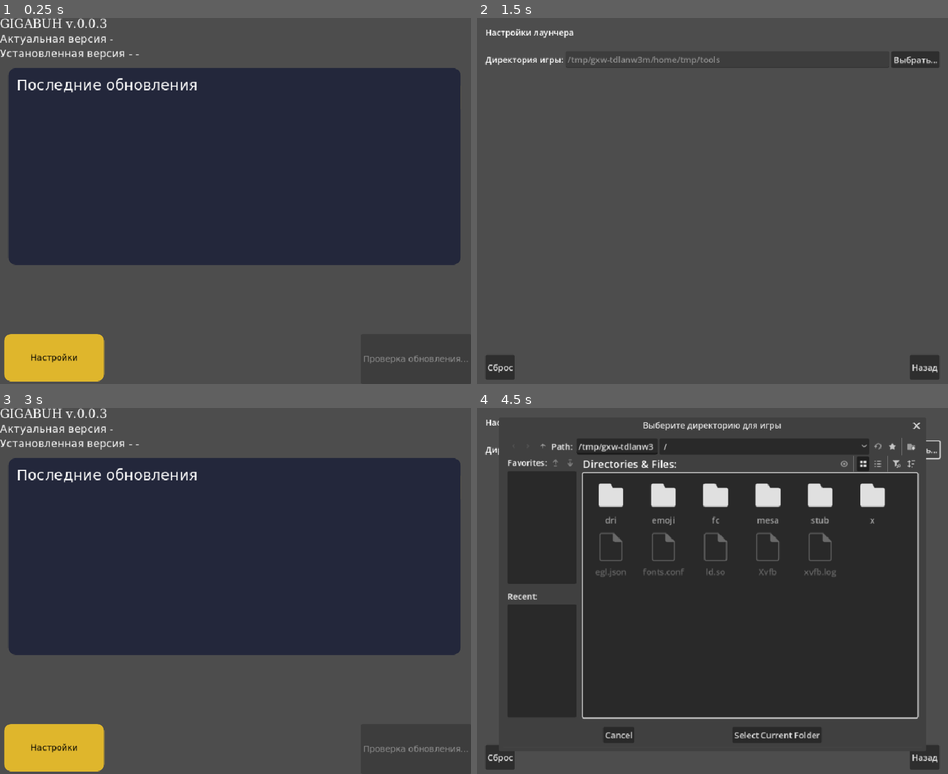
Above: before the commit, frames 1-4 (two rows, left to right).
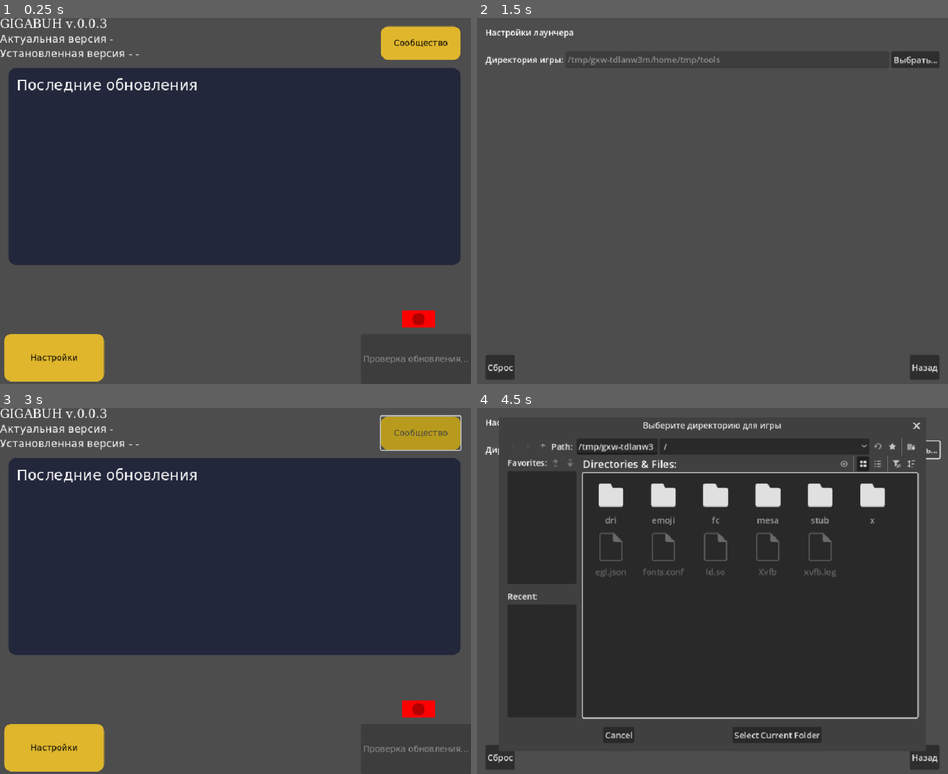
Above: after the commit, the same moments.

Repository: rodd-oss/zapuskalka
Game: Godot game, scene res://scenes/LauncherNative.tscn
Two runs of this game, one before a commit and one after it. Both use one fixed random seed, a clock stepped at 60 frames per second and the inputs below.
Inputs:
- Up to frame 1 (0.25 s): no input
- Up to frame 2 (1.5 s): click "Сообщество" at 0.5 s; click "Настройки" at 1.25 s
- Up to frame 3 (3 s): click "Назад" at 2 s; click "Сообщество" at 2.75 s
- Up to frame 4 (4.5 s): click "Настройки" at 3.5 s; click "Выбрать..." at 4.25 s

The runs differ from the first frame. In frame 1, 1.9% of the frame differs, in the area x 80-98%, y 2-85%; in frame 2, nothing differs; in frame 3, 2.0%, in the area x 80-98%, y 1-85%; in frame 4, nothing differs.

Commit message:
fix comm button + add server status check

Diff:
--- a/scenes/LauncherNative.tscn
+++ b/scenes/LauncherNative.tscn
@@ -1,7 +1,8 @@
-[gd_scene load_steps=4 format=3 uid="uid://dmvw3w6d3ctna"]
+[gd_scene load_steps=5 format=3 uid="uid://dmvw3w6d3ctna"]
 
 [ext_resource type="Script" uid="uid://be72xmjfuwxk3" path="res://scripts/launcher_native.gd" id="1"]
 [ext_resource type="Theme" uid="uid://bmo5j8vjuv0y8" path="res://scenes/launcher_theme.tres" id="1_a500b"]
+[ext_resource type="Script" uid="uid://caaslo8v8dovx" path="res://scripts/ServerStatusIndicator.gd" id="3_amy6x"]
 
 [sub_resource type="Theme" id="Theme_dgevr"]
 
@@ -68,9 +69,9 @@
 anchor_top = 1.0
 anchor_bottom = 1.0
 offset_left = 728.0
-offset_top = -584.0
+offset_top = -684.0
 offset_right = 880.0
-offset_bottom = -512.0
+offset_bottom = -620.0
 grow_vertical = 0
 text = "Сообщество"
 
@@ -168,3 +169,16 @@
 grow_vertical = 0
 theme = ExtResource("1_a500b")
 text = "Скорость: -"
+
+[node name="ServerStatusIndicator" type="ColorRect" parent="."]
+layout_mode = 1
+anchors_preset = 10
+anchor_right = 1.0
+offset_left = 768.0
+offset_top = 560.0
+offset_right = -68.0
+offset_bottom = 592.0
+grow_horizontal = 2
+tooltip_text = "Статус игрового сервера"
+color = Color(0, 1, 0, 1)
+script = ExtResource("3_amy6x")
--- /dev/null
+++ b/scripts/ServerMonitor.gd
@@ -0,0 +1,94 @@
+extends Node
+class_name ServerMonitor
+
+
+# --[ CONSTANTS ]--
+const SERVER_ADDRESS := "gigabuh.d.roddtech.ru"
+const SERVER_PORT := 25445
+const CHECK_TIMEOUT := 10.0
+const CACHE_DURATION := 180.0
+const MAX_CONNECT_RETRIES := 3
+
+
+# --[ STATE ]--
+var _server_status := "unknown"
+var _last_check_time := 0.0
+var _check_count := 0
+
+
+# --[ SIGNALS ]--
+signal status_changed(new_status: String)
+
+
+func _init() -> void:
+	print("[ServerMonitor] Инициализирован для %s:%d" % [SERVER_ADDRESS, SERVER_PORT])
+	print("[ServerMonitor] Проверка будет выполняться раз в 3 минуты")
+
+
+# --- Проверка статуса сервера ---
+func check_server_status() -> String:
+	var current_time = Time.get_ticks_msec() / 1000.0
+
+	if current_time - _last_check_time < CACHE_DURATION and _server_status != "unknown":
+		print("[ServerMonitor] Кеш активен (%d сек осталось), статус: %s" % [int(CACHE_DURATION - (current_time - _last_check_time)), _server_status])
+		return _server_status
+
+	_last_check_time = current_time
+	_check_count += 1
+
+	print("[ServerMonitor] Проверка #%d начата (текущее время: %s)" % [_check_count, Time.get_datetime_string_from_system()])
+
+	var tcp = StreamPeerTCP.new()
+	print("[ServerMonitor] Попытка подключиться (1 сек макс)...")
+
+	var error = tcp.connect_to_host(SERVER_ADDRESS, SERVER_PORT)
+
+	if error != OK:
+		print("[ServerMonitor] Ошибка подключения: %d" % error)
+		_set_status("offline")
+		return "offline"
+
+	var wait_time = 0.0
+	var max_wait = 1.0
+
+	while wait_time < max_wait:
+		tcp.poll()
+		var peer_status = tcp.get_status()
+
+		match peer_status:
+			StreamPeerTCP.STATUS_CONNECTED:
+				print("[ServerMonitor]  ОНЛАЙН! (за %.2f сек)" % wait_time)
+				tcp.disconnect_from_host()
+				_set_status("online")
+				return "online"
+
+			StreamPeerTCP.STATUS_NONE:
+				print("[ServerMonitor] ОФЛАЙН (%.2f сек)" % wait_time)
+				tcp.disconnect_from_host()
+				_set_status("offline")
+				return "offline"
+
+			StreamPeerTCP.STATUS_CONNECTING:
+				wait_time += 0.01
+				for _i in range(100):
+					pass
+				continue
+
+		wait_time += 0.01
+
+	# Если timeout - закрываем и считаем офлайн
+	print("[ServerMonitor] TIMEOUT (1 сек) - сервер не ответил вовремя")
+	tcp.disconnect_from_host()
+	_set_status("offline")
+	return "offline"
+
+
+func _set_status(new_status: String) -> void:
+	if _server_status != new_status:
+		_server_status = new_status
+		status_changed.emit(new_status)
+		print("[ServerMonitor] Статус ИЗМЕНИЛСЯ: %s → %s (проверка #%d)" % ["old", new_status, _check_count])
+
+
+func get_status() -> String:
+	return _server_status
--- /dev/null
+++ b/scripts/ServerStatusIndicator.gd
@@ -0,0 +1,55 @@
+# Файл: res://scripts/ServerStatusIndicator.gd
+extends ColorRect
+
+var _animation_time := 0.0
+var _current_status := "unknown"
+
+
+func _ready() -> void:
+	_update_indicator("unknown")
+
+
+func _process(delta: float) -> void:
+	_animation_time += delta
+	queue_redraw()  # Вызываем перерисовку каждый фрейм
+
+
+func set_status(new_status: String) -> void:
+	if _current_status != new_status:
+		_current_status = new_status
+		_update_indicator(new_status)
+
+
+func _update_indicator(new_status: String) -> void:
+	match new_status:
+		"online":
+			color = Color.GREEN
+			tooltip_text = " Сервер онлайн"
+		"offline":
+			color = Color.RED
+			tooltip_text = " Сервер офлайн"
+		"error":
+			color = Color.YELLOW
+			tooltip_text = " Ошибка"
+		_:
+			color = Color.GRAY
+			tooltip_text = " Проверяется..."
+
+
+func _draw() -> void:
+	var rect_size = get_rect().size
+	var center = rect_size / 2
+	var radius = min(rect_size.x, rect_size.y) / 2 - 2
+
+	# Рисуем круг с пульсацией если проверяется
+	if _current_status == "unknown":
+		# Пульсирующий эффект для статуса "проверяется"
+		var pulse = sin(_animation_time * 3.0) * 0.3 + 0.7
+		var pulse_color = color * Color(1, 1, 1, pulse)
+		draw_circle(center, radius, pulse_color)
+	else:
+		# Плотный круг для других статусов
+		draw_circle(center, radius, color)
+
+	# Внутренний кружок для глубины
+	draw_circle(center, radius - 2, color.darkened(0.3))
--- a/scripts/launcher_native.gd
+++ b/scripts/launcher_native.gd
@@ -22,6 +22,7 @@
 @onready var progress_label: Label = $ProgressLabel
 @onready var speed_label: Label = $SpeedLabel
 @onready var news_container: VBoxContainer = $NewsPanel/LastNewsPanel/ScrollContainer/VBoxContainer
+@onready var server_indicator: ColorRect = $ServerStatusIndicator
 @onready var http: HTTPRequest = HTTPRequest.new()
 
 
@@ -40,19 +41,20 @@
 var _downloading := false
 var _pending_play := false
 var game_dir := ""
-var status : LauncherStatus = LauncherStatus.CHECKING
+var launcher_status : LauncherStatus = LauncherStatus.CHECKING
 var last_exe_name := ""
 var _is_checking_version := false
 var _download_start_time := 0.0
 
 # --[ MODULES ]--
 var news_parser: NewsParser = null
+var server_monitor: ServerMonitor = null
 
 
 func _ready() -> void:
 	play_btn.disabled = true
 	play_btn.text = "Проверка обновления..."
-	status = LauncherStatus.CHECKING
+	launcher_status = LauncherStatus.CHECKING
 	add_child(http)
 
 	# Инициализация прогресс-бара
@@ -60,6 +62,9 @@
 
 	# Инициализация парсера новостей
 	_init_news_parser()
+
+	# Инициализация монитора сервера
+	_init_server_monitor()
 
 	play_btn.pressed.connect(_on_play_btn_pressed)
 	settings_btn.pressed.connect(_on_settings_btn_pressed)
@@ -74,7 +79,53 @@
 	_load_news()
 
 
-# --- Обновление UI прогресса в _process (достоверные данные с HTTPRequest) ---
+# --- Инициализация монитора сервера ---
+func _init_server_monitor() -> void:
+	server_monitor = ServerMonitor.new()
+	add_child(server_monitor)
+	server_monitor.status_changed.connect(_on_server_status_changed)
+
+	# Проверяем статус каждые 30 секунд
+	var timer = Timer.new()
+	timer.wait_time = 30.0
+	timer.timeout.connect(func(): _check_server_sync())
+	add_child(timer)
+	timer.start()
+
+	# Первая проверка сразу (синхронно)
+	_check_server_sync()
+	print("[LOG] ServerMonitor инициализирован")
+
+
+# --- Синхронная проверка сервера ---
+func _check_server_sync() -> void:
+	server_monitor.check_server_status()
+
+
+func _on_server_status_changed(new_status: String) -> void:
+	print("[LOG] Статус сервера изменился: %s" % new_status)
+	_update_server_indicator_visual(new_status)
+
+
+func _update_server_indicator_visual(server_state: String) -> void:
+	if not is_instance_valid(server_indicator):
+		return
+
+	server_indicator.set_status(server_state)
+
+	match server_state:
+		"online":
+			print("[ServerIndicator] Сервер онлайн - зелёный индикатор")
+		"offline":
+			print("[ServerIndicator] Сервер офлайн - красный индикатор")
+		"error":
+			print("[ServerIndicator] Ошибка проверки - жёлтый индикатор")
+		_:
+			print("[ServerIndicator] Проверка статуса - серый индикатор (пульсирует)")
+
+
+
+# Обновление UI прогресса в _process
 func _process(_delta: float) -> void:
 	if _downloading and http:
 		var total_bytes = http.get_body_size()
@@ -220,7 +271,7 @@
 
 # --- Управление статусом кнопки ---
 func _set_btn_status(s: LauncherStatus):
-	status = s
+	launcher_status = s
 	match s:
 		LauncherStatus.CHECKING:
 			play_btn.text = "Проверка обновления..."
@@ -270,7 +321,7 @@
 func _on_play_btn_pressed() -> void:
 	if _downloading:
 		return
-	match status:
+	match launcher_status:
 		LauncherStatus.DOWNLOAD, LauncherStatus.UPDATE:
 			_download_game()
 		LauncherStatus.PLAY:
@@ -382,7 +433,7 @@
 
 	if _pending_play:
 		_pending_play = false
-		if not is_update_available and status == LauncherStatus.PLAY:
+		if not is_update_available and launcher_status == LauncherStatus.PLAY:
 			_launch_game()
 		else:
 			_set_status("После повторной проверки обнаружено обновление, запуск отменён.")
Not shown, added: scripts/ServerMonitor.gd.uid
Not shown, added: scripts/ServerStatusIndicator.gd.uid
